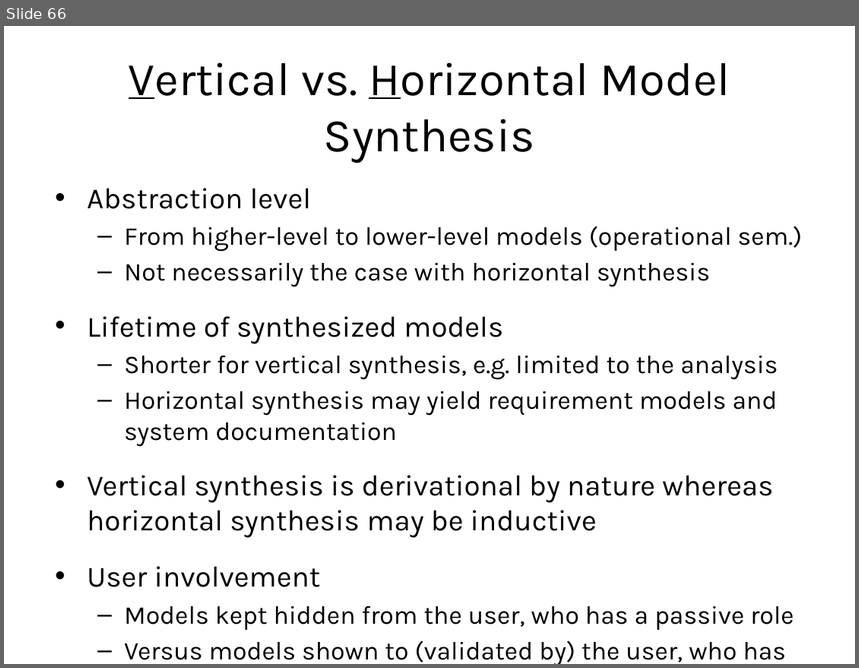
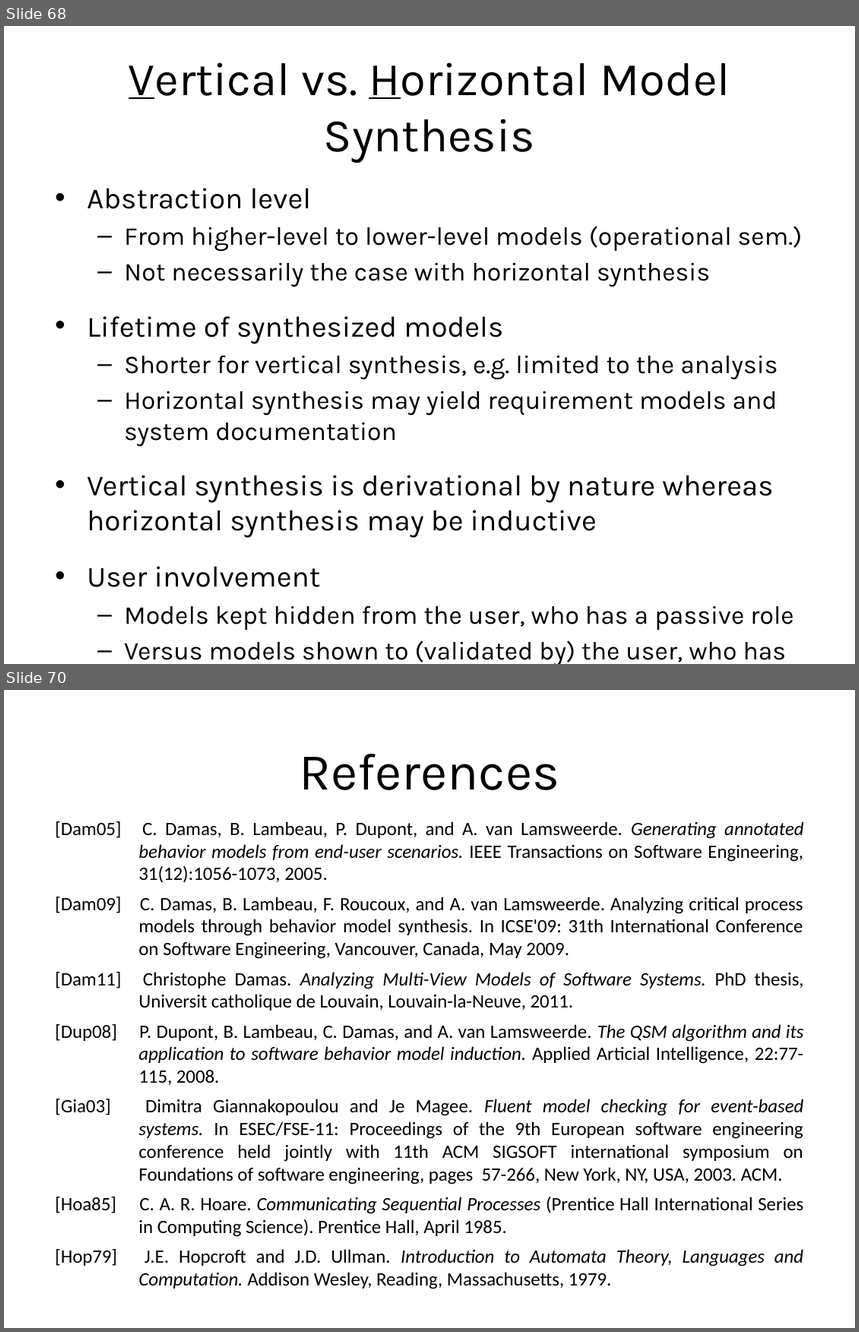
Before and after one commit to blambeau/phd, a slide deck: private-defense/slides.pptx. Shown one above the other, each under a label of ours: slide 66 before the commit, slides 68 and 70 after it; the slides between them are not shown. The pictures are 859x668 and 859x1332 pixels, drawn with LibreOffice and Linux fonts; fonts in the diff are those of the drawing. Boxes give left, top, right and bottom in pixels: in the first picture for what was removed or moved away, otherwise in the second. Text is boxed around its words. In the diff, an @@ line names an element or a change of style, - is before the commit and + after.

```diff
--- a/private-defense/slides.pptx
+++ b/private-defense/slides.pptx
@@ slide 70 added at (4, 690, 855, 1328), background #FFFFFF @@
@@ title added at (299, 754, 560, 790), 44 pt, text #000000 @@
+References
@@ text added at (55, 821, 804, 1290), 16 pt, text #000000 @@
+[Dam05] C. Damas, B. Lambeau, P. Dupont, and A. van Lamsweerde. Generating annotated behavior models from end-user scenarios. IEEE Transactions on Software Engineering, 31(12):1056-1073, 2005.
+[Dam09] C. Damas, B. Lambeau, F. Roucoux, and A. van Lamsweerde. Analyzing critical process models through behavior model synthesis. In ICSE'09: 31th International Conference on Software Engineering, Vancouver, Canada, May 2009.
+[Dam11] Christophe Damas. Analyzing Multi-View Models of Software Systems. PhD thesis, Universit catholique de Louvain, Louvain-la-Neuve, 2011.
+[Dup08] P. Dupont, B. Lambeau, C. Damas, and A. van Lamsweerde. The QSM algorithm and its application to software behavior model induction. Applied Articial Intelligence, 22:77-115, 2008.
+[Gia03] Dimitra Giannakopoulou and Je Magee. Fluent model checking for event-based systems. In ESEC/FSE-11: Proceedings of the 9th European software engineering conference held jointly with 11th ACM SIGSOFT international symposium on Foundations of software engineering, pages 57-266, New York, NY, USA, 2003. ACM.
+[Hoa85] C. A. R. Hoare. Communicating Sequential Processes (Prentice Hall International Series in Computing Science). Prentice Hall, April 1985.
+[Hop79] J.E. Hopcroft and J.D. Ullman. Introduction to Automata Theory, Languages and Computation. Addison Wesley, Reading, Massachusetts, 1979.
@@ what was slide 66 is now slide 68 @@
```
Also in this commit, not shown: 5 slides changed, 4 other slides added.
